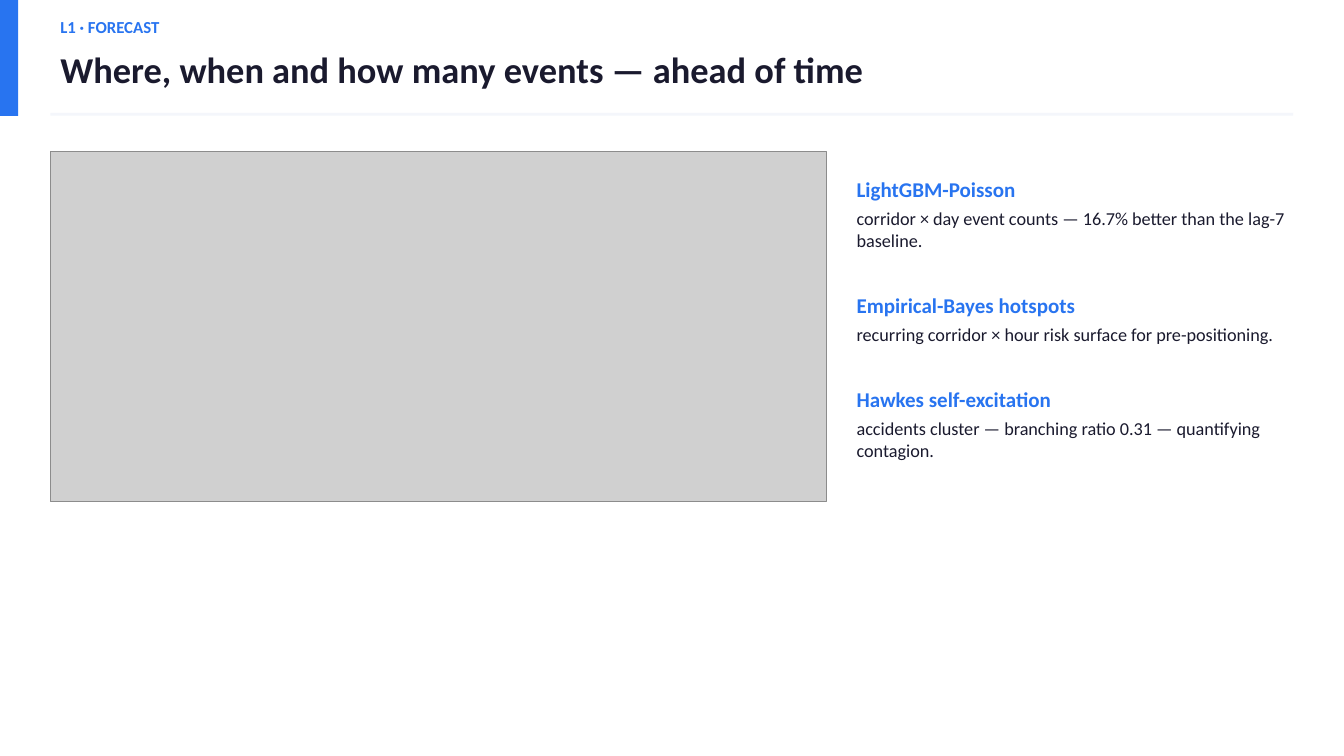
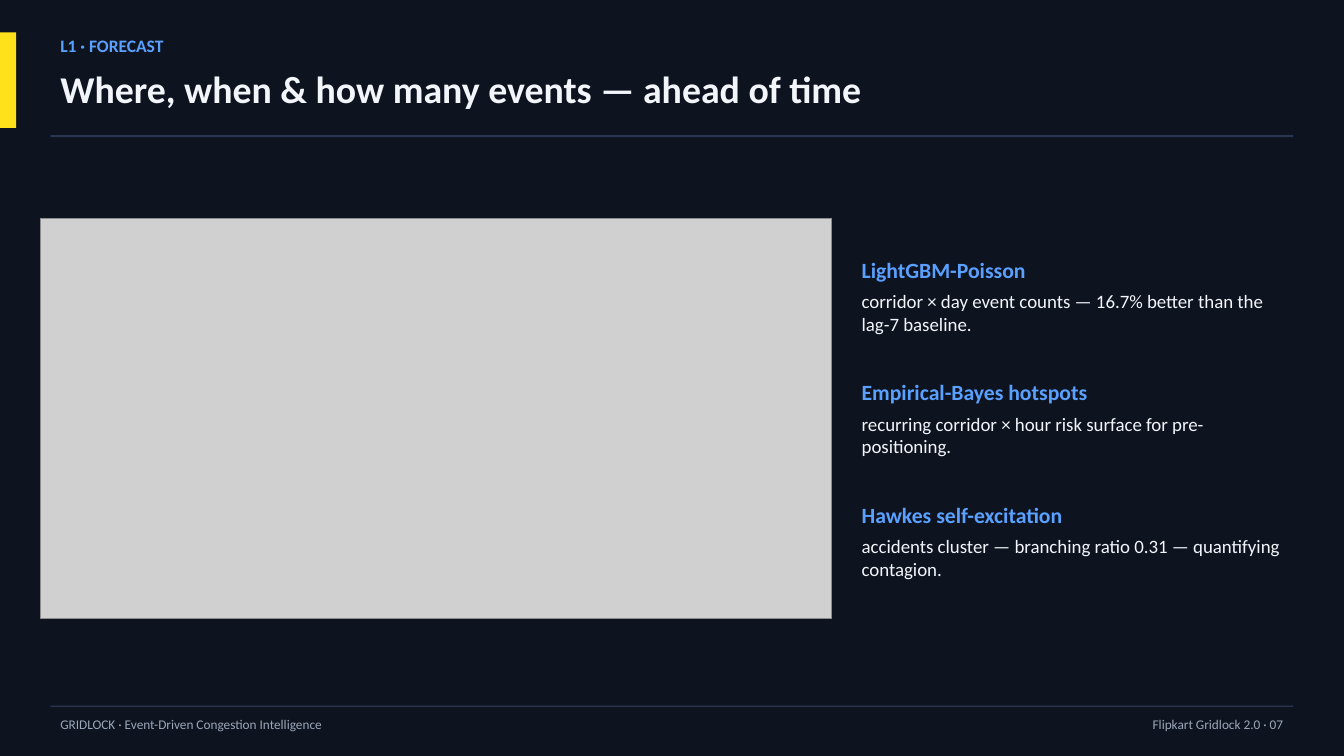
Before and after one commit to Hrithikkraj/traffic-event-simulator, a slide deck: slide 8 of Gridlock_Pitch_Deck.pptx. Drawn at 1344x756 pixels with LibreOffice and Linux fonts; fonts in the diff are those of the drawing; grey boxes stand for pictures. Boxes give left, top, right and bottom in pixels: in the first picture for what was removed or moved away, otherwise in the second. Text is boxed around its words. In the diff, an @@ line names an element or a change of style, - is before the commit and + after.

```diff
--- a/Gridlock_Pitch_Deck.pptx
+++ b/Gridlock_Pitch_Deck.pptx
@@ rectangle added at [0,0,1344,756], fill #0E1320 @@
@@ rectangle: place and size @@
-rectangle at [0,0,18,116]
+rectangle at [0,32,16,128]
@@ rectangle at [0,32,16,128]: fill #2874F0 to #FFE11B @@
@@ text "L1 · FORECAST": place and size @@
-text "L1 · FORECAST" at [60,22,159,33]
+text "L1 · FORECAST" at [60,40,163,52]
@@ text "L1 · FORECAST" at [60,40,163,52]: size 12 to 12.5 pt, text colour #2874F0 to #5AA0FF; more space between paragraphs @@
@@ text at [60,76,861,109]: text changed; size 26 to 27 pt; text colour #1A1A2E to #F2F5FA @@
-Where, when and how many events — ahead of time
+Where, when & how many events — ahead of time
@@ rectangle: place and size @@
-rectangle at [50,113,1294,116]
+rectangle at [50,135,1294,137]
@@ rectangle at [50,135,1294,137]: fill #F4F6FB to #2A3550 @@
@@ text "LightGBM-Poisson": place and size @@
-text "LightGBM-Poisson" at [857,182,1284,460]
+text "LightGBM-Poisson" at [862,262,1279,580]
@@ text "LightGBM-Poisson" at [862,262,1279,580]: size 15 to 15.5 pt, text colour #2874F0 to #5AA0FF in "LightGBM-Poisson", "Empirical-Bayes hotspots", "Hawkes self-excitation"; size 13 to 13.5 pt, text colour #1A1A2E to #F2F5FA in "corridor × day event counts — 16.7% ...", "recurring corridor × hour risk surface for ...", "accidents cluster — branching ratio 0.31 — ..."; more space between paragraphs; vertical alignment top to middle @@
@@ picture: place and size @@
-picture at [50,151,827,502]
+picture at [40,219,832,618]
@@ rectangle added at [50,706,1294,707], fill #2A3550 @@
@@ text added at [60,720,322,731], 9.5 pt, text #9AA7B8 @@
+GRIDLOCK · Event-Driven Congestion Intelligence
@@ text added at [1153,720,1283,731], 9.5 pt, text #9AA7B8 @@
+Flipkart Gridlock 2.0 · 07
```
Also in this commit, not shown: 13 other slides changed, 3 other files.
